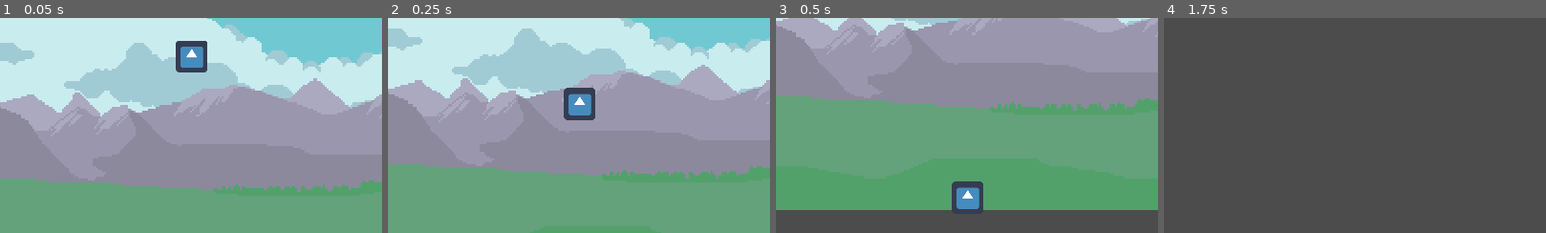
Above: before the commit, frames 1-4 (left to right).
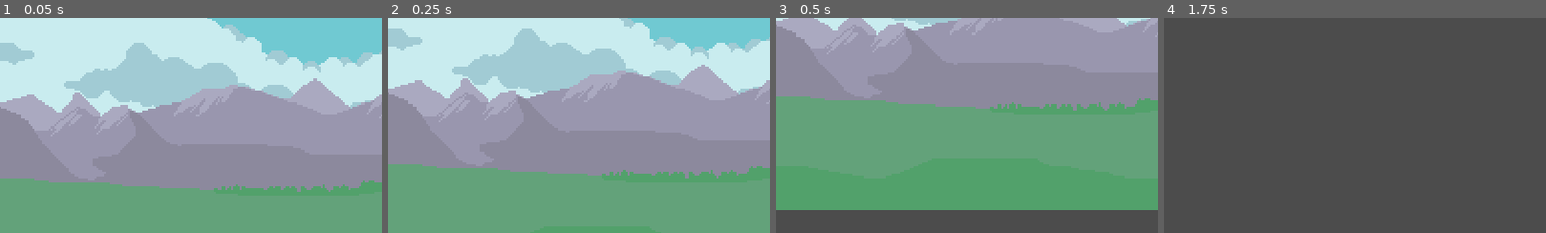
Above: after the commit, the same moments.

Repository: Deux08/The-Uprising
Game: Godot game, scene res://Arrival.tscn
Same seed, same stepped clock (60 frames per second), same inputs: the game is played once before the commit and once after it. The engine's default icon, where the game draws it, is replaced by a stand-in: a white triangle on a blue panel in a dark square.
Inputs:
- Up to frame 1 (0.05 s): no input
- Up to frame 2 (0.25 s): no input
- Up to frame 3 (0.5 s): no input
- Up to frame 4 (1.75 s): hold Right (ui_right) from 0.53 s (still down); tap Up (ui_up) at 0.77, 1.52 s
The pictures show only the part of the screen within x 27-77%, y 46-96%; the shares and areas given below are measured in that part.

The runs differ from the first frame. In frame 1, 1.2% of the frame differs, in the area x 46-55%, y 10-26%; in frame 2, 1.2%, in the area x 46-55%, y 32-48%; in frame 3, 1.1%; in frame 4, nothing differs.

Commit message:
Added Lana and animation for Lana

Diff:
--- /dev/null
+++ b/Characters/Lana.tscn
@@ -0,0 +1,141 @@
+[gd_scene load_steps=60 format=2]
+
+[ext_resource path="res://Assets/Characters/Lana/Individual Sprites/adventurer-air-attack2-02.png" type="Texture" id=1]
+[ext_resource path="res://Assets/Characters/Lana/Individual Sprites/adventurer-air-attack2-00.png" type="Texture" id=2]
+[ext_resource path="res://Assets/Characters/Lana/Individual Sprites/adventurer-air-attack2-01.png" type="Texture" id=3]
+[ext_resource path="res://Assets/Characters/Lana/Individual Sprites/adventurer-air-attack1-02.png" type="Texture" id=4]
+[ext_resource path="res://Assets/Characters/Lana/Individual Sprites/adventurer-air-attack1-03.png" type="Texture" id=5]
+[ext_resource path="res://Assets/Characters/Lana/Individual Sprites/adventurer-air-attack1-01.png" type="Texture" id=6]
+[ext_resource path="res://Assets/Characters/Lana/Individual Sprites/adventurer-idle-00.png" type="Texture" id=7]
+[ext_resource path="res://Assets/Characters/Lana/Individual Sprites/adventurer-idle-2-01.png" type="Texture" id=8]
+[ext_resource path="res://Assets/Characters/Lana/Individual Sprites/adventurer-air-attack1-00.png" type="Texture" id=9]
+[ext_resource path="res://Assets/Characters/Lana/Individual Sprites/adventurer-idle-2-00.png" type="Texture" id=10]
+[ext_resource path="res://Assets/Characters/Lana/Individual Sprites/adventurer-air-attack3-rdy-00.png" type="Texture" id=11]
+[ext_resource path="res://Assets/Characters/Lana/Individual Sprites/adventurer-air-attack-3-end-02.png" type="Texture" id=12]
+[ext_resource path="res://Assets/Characters/Lana/Individual Sprites/adventurer-air-attack-3-end-00.png" type="Texture" id=13]
+[ext_resource path="res://Assets/Characters/Lana/Individual Sprites/adventurer-idle-2-03.png" type="Texture" id=14]
+[ext_resource path="res://Assets/Characters/Lana/Individual Sprites/adventurer-air-attack-3-end-01.png" type="Texture" id=15]
+[ext_resource path="res://Assets/Characters/Lana/Individual Sprites/adventurer-air-attack3-loop-00.png" type="Texture" id=16]
+[ext_resource path="res://Assets/Characters/Lana/Individual Sprites/adventurer-air-attack3-loop-01.png" type="Texture" id=17]
+[ext_resource path="res://Assets/Characters/Lana/Individual Sprites/adventurer-idle-01.png" type="Texture" id=18]
+[ext_resource path="res://Assets/Characters/Lana/Individual Sprites/adventurer-idle-02.png" type="Texture" id=19]
+[ext_resource path="res://Assets/Characters/Lana/Individual Sprites/adventurer-idle-03.png" type="Texture" id=20]
+[ext_resource path="res://Assets/Characters/Lana/Individual Sprites/adventurer-idle-2-02.png" type="Texture" id=21]
+[ext_resource path="res://Assets/Characters/Lana/Individual Sprites/adventurer-attack2-02.png" type="Texture" id=22]
+[ext_resource path="res://Assets/Characters/Lana/Individual Sprites/adventurer-attack2-00.png" type="Texture" id=23]
+[ext_resource path="res://Assets/Characters/Lana/Individual Sprites/adventurer-attack3-03.png" type="Texture" id=24]
+[ext_resource path="res://Assets/Characters/Lana/Individual Sprites/adventurer-attack2-04.png" type="Texture" id=25]
+[ext_resource path="res://Assets/Characters/Lana/Individual Sprites/adventurer-swrd-drw-00.png" type="Texture" id=26]
+[ext_resource path="res://Assets/Characters/Lana/Individual Sprites/adventurer-slide-00.png" type="Texture" id=27]
+[ext_resource path="res://Assets/Characters/Lana/Individual Sprites/adventurer-attack2-01.png" type="Texture" id=28]
+[ext_resource path="res://Assets/Characters/Lana/Individual Sprites/adventurer-slide-01.png" type="Texture" id=29]
+[ext_resource path="res://Assets/Characters/Lana/Individual Sprites/adventurer-run-05.png" type="Texture" id=30]
+[ext_resource path="res://Assets/Characters/Lana/Individual Sprites/adventurer-swrd-drw-03.png" type="Texture" id=31]
+[ext_resource path="res://Assets/Characters/Lana/Individual Sprites/adventurer-attack3-00.png" type="Texture" id=32]
+[ext_resource path="res://Assets/Characters/Lana/Individual Sprites/adventurer-swrd-drw-01.png" type="Texture" id=33]
+[ext_resource path="res://Assets/Characters/Lana/Individual Sprites/adventurer-attack1-01.png" type="Texture" id=34]
+[ext_resource path="res://Assets/Characters/Lana/Individual Sprites/adventurer-attack1-02.png" type="Texture" id=35]
+[ext_resource path="res://Assets/Characters/Lana/Individual Sprites/adventurer-swrd-shte-00.png" type="Texture" id=36]
+[ext_resource path="res://Assets/Characters/Lana/Individual Sprites/adventurer-attack1-00.png" type="Texture" id=37]
+[ext_resource path="res://Assets/Characters/Lana/Individual Sprites/adventurer-run-01.png" type="Texture" id=38]
+[ext_resource path="res://Assets/Characters/Lana/Individual Sprites/adventurer-swrd-shte-01.png" type="Texture" id=39]
+[ext_resource path="res://Assets/Characters/Lana/Individual Sprites/adventurer-attack2-03.png" type="Texture" id=40]
+[ext_resource path="res://Assets/Characters/Lana/Individual Sprites/adventurer-run-00.png" type="Texture" id=41]
+[ext_resource path="res://Assets/Characters/Lana/Individual Sprites/adventurer-swrd-shte-02.png" type="Texture" id=42]
+[ext_resource path="res://Assets/Characters/Lana/Individual Sprites/adventurer-swrd-shte-03.png" type="Texture" id=43]
+[ext_resource path="res://Assets/Characters/Lana/Individual Sprites/adventurer-attack1-03.png" type="Texture" id=44]
+[ext_resource path="res://Assets/Characters/Lana/Individual Sprites/adventurer-attack1-04.png" type="Texture" id=45]
+[ext_resource path="res://Assets/Characters/Lana/Individual Sprites/adventurer-attack2-05.png" type="Texture" id=46]
+[ext_resource path="res://Assets/Characters/Lana/Individual Sprites/adventurer-jump-03.png" type="Texture" id=47]
+[ext_resource path="res://Assets/Characters/Lana/Individual Sprites/adventurer-run-02.png" type="Texture" id=48]
+[ext_resource path="res://Assets/Characters/Lana/Individual Sprites/adventurer-attack3-04.png" type="Texture" id=49]
+[ext_resource path="res://Assets/Characters/Lana/Individual Sprites/adventurer-attack3-05.png" type="Texture" id=50]
+[ext_resource path="res://Assets/Characters/Lana/Individual Sprites/adventurer-jump-02.png" type="Texture" id=51]
+[ext_resource path="res://Assets/Characters/Lana/Individual Sprites/adventurer-jump-01.png" type="Texture" id=52]
+[ext_resource path="res://Assets/Characters/Lana/Individual Sprites/adventurer-attack3-02.png" type="Texture" id=53]
+[ext_resource path="res://Assets/Characters/Lana/Individual Sprites/adventurer-swrd-drw-02.png" type="Texture" id=54]
+[ext_resource path="res://Assets/Characters/Lana/Individual Sprites/adventurer-jump-00.png" type="Texture" id=55]
+[ext_resource path="res://Assets/Characters/Lana/Individual Sprites/adventurer-attack3-01.png" type="Texture" id=56]
+[ext_resource path="res://Assets/Characters/Lana/Individual Sprites/adventurer-run-03.png" type="Texture" id=57]
+[ext_resource path="res://Assets/Characters/Lana/Individual Sprites/adventurer-run-04.png" type="Texture" id=58]
+
+[sub_resource type="SpriteFrames" id=1]
+animations = [ {
+"frames": [ ExtResource( 23 ), ExtResource( 28 ), ExtResource( 22 ), ExtResource( 40 ), ExtResource( 25 ), ExtResource( 46 ) ],
+"loop": true,
+"name": "Attack_2",
+"speed": 5.0
+}, {
+"frames": [ ExtResource( 37 ), ExtResource( 34 ), ExtResource( 35 ), ExtResource( 44 ), ExtResource( 45 ) ],
+"loop": true,
+"name": "Attack_1",
+"speed": 5.0
+}, {
+"frames": [ ExtResource( 16 ), ExtResource( 17 ), ExtResource( 11 ) ],
+"loop": true,
+"name": "Air_Attack_3.1",
+"speed": 5.0
+}, {
+"frames": [ ExtResource( 27 ), ExtResource( 29 ) ],
+"loop": true,
+"name": "Slide",
+"speed": 5.0
+}, {
+"frames": [ ExtResource( 26 ), ExtResource( 33 ), ExtResource( 54 ), ExtResource( 31 ) ],
+"loop": true,
+"name": "Draw_Sword",
+"speed": 5.0
+}, {
+"frames": [ ExtResource( 10 ), ExtResource( 8 ), ExtResource( 21 ), ExtResource( 14 ) ],
+"loop": true,
+"name": "Idle_2",
+"speed": 5.0
+}, {
+"frames": [ ExtResource( 13 ), ExtResource( 15 ), ExtResource( 12 ) ],
+"loop": true,
+"name": "Air_Attack_3.2",
+"speed": 5.0
+}, {
+"frames": [ ExtResource( 32 ), ExtResource( 56 ), ExtResource( 53 ), ExtResource( 24 ), ExtResource( 49 ), ExtResource( 50 ) ],
+"loop": true,
+"name": "Attack_3",
+"speed": 5.0
+}, {
+"frames": [ ExtResource( 2 ), ExtResource( 3 ), ExtResource( 1 ) ],
+"loop": true,
+"name": "Air_Attack_2",
+"speed": 5.0
+}, {
+"frames": [ ExtResource( 9 ), ExtResource( 6 ), ExtResource( 4 ), ExtResource( 5 ) ],
+"loop": true,
+"name": "Air_Attack_1",
+"speed": 5.0
+}, {
+"frames": [ ExtResource( 36 ), ExtResource( 39 ), ExtResource( 42 ), ExtResource( 43 ) ],
+"loop": true,
+"name": "Sheath_Sword",
+"speed": 5.0
+}, {
+"frames": [ ExtResource( 7 ), ExtResource( 18 ), ExtResource( 19 ), ExtResource( 20 ) ],
+"loop": true,
+"name": "Idle_1",
+"speed": 5.0
+}, {
+"frames": [ ExtResource( 41 ), ExtResource( 38 ), ExtResource( 48 ), ExtResource( 57 ), ExtResource( 58 ), ExtResource( 30 ) ],
+"loop": true,
+"name": "Run",
+"speed": 5.0
+}, {
+"frames": [ ExtResource( 55 ), ExtResource( 52 ), ExtResource( 51 ), ExtResource( 47 ) ],
+"loop": true,
+"name": "Jump",
+"speed": 5.0
+} ]
+
+[node name="Lana" type="AnimatedSprite"]
+position = Vector2( 0, 0.315319 )
+scale = Vector2( 0.5, 0.5 )
+frames = SubResource( 1 )
+animation = "Idle_1"
+playing = true
+centered = false
--- a/Characters/Player.tscn
+++ b/Characters/Player.tscn
@@ -1,6 +1,5 @@
 [gd_scene load_steps=8 format=2]
 
-[ext_resource path="res://icon.png" type="Texture" id=1]
 [ext_resource path="res://Characters/Player.gd" type="Script" id=2]
 [ext_resource path="res://Assets/Map/Background/CloudsBack.png" type="Texture" id=3]
 [ext_resource path="res://Assets/Map/Background/CloudsFront.png" type="Texture" id=4]
@@ -10,6 +9,14 @@
 [sub_resource type="RectangleShape2D" id=1]
 extents = Vector2( 8, 8 )
 
+[sub_resource type="SpriteFrames" id=2]
+animations = [ {
+"frames": [  ],
+"loop": true,
+"name": "Idle",
+"speed": 5.0
+} ]
+
 [node name="Player" type="KinematicBody2D"]
 script = ExtResource( 2 )
 
@@ -17,9 +24,10 @@
 position = Vector2( 8, 8 )
 shape = SubResource( 1 )
 
-[node name="Sprite" type="Sprite" parent="."]
+[node name="PlayerDesign" type="AnimatedSprite" parent="."]
 scale = Vector2( 0.25, 0.25 )
-texture = ExtResource( 1 )
+frames = SubResource( 2 )
+animation = "Idle"
 centered = false
 
 [node name="Camera2D" type="Camera2D" parent="."]
--- a/MapAsset.tres
+++ b/MapAsset.tres
@@ -18,34 +18,34 @@
 [sub_resource type="RectangleShape2D" id=4]
 extents = Vector2( 8, 8 )
 
+[sub_resource type="SegmentShape2D" id=5]
+b = Vector2( 0, 16 )
+
+[sub_resource type="SegmentShape2D" id=6]
+b = Vector2( 16, 16 )
+
+[sub_resource type="SegmentShape2D" id=7]
+a = Vector2( 16, 16 )
+b = Vector2( 0, 16 )
+
+[sub_resource type="SegmentShape2D" id=8]
+b = Vector2( 16, 16 )
+
+[sub_resource type="SegmentShape2D" id=9]
+a = Vector2( 16, 0 )
+b = Vector2( 16, 16 )
+
+[sub_resource type="SegmentShape2D" id=10]
+b = Vector2( 16, 0 )
+
 [sub_resource type="SegmentShape2D" id=11]
 b = Vector2( 0, 16 )
 
 [sub_resource type="SegmentShape2D" id=12]
-b = Vector2( 16, 16 )
-
-[sub_resource type="SegmentShape2D" id=13]
-a = Vector2( 16, 16 )
-b = Vector2( 0, 16 )
-
-[sub_resource type="SegmentShape2D" id=5]
-b = Vector2( 16, 16 )
-
-[sub_resource type="SegmentShape2D" id=6]
-a = Vector2( 16, 0 )
-b = Vector2( 16, 16 )
-
-[sub_resource type="SegmentShape2D" id=7]
-b = Vector2( 16, 0 )
-
-[sub_resource type="SegmentShape2D" id=8]
-b = Vector2( 0, 16 )
-
-[sub_resource type="SegmentShape2D" id=9]
 a = Vector2( 16, 0 )
 b = Vector2( 0, 16 )
 
-[sub_resource type="SegmentShape2D" id=10]
+[sub_resource type="SegmentShape2D" id=13]
 b = Vector2( 16, 0 )
 
 [resource]
Not shown, added: Assets/Characters/Alwin/spr_Attack_strip.png.import
Not shown, added: Assets/Characters/Alwin/spr_Dash_strip.png.import
Not shown, added: Assets/Characters/Alwin/spr_Death_strip.png.import
Not shown, added: Assets/Characters/Alwin/spr_Idle_strip.png.import
Not shown, added: Assets/Characters/Alwin/spr_Jump_strip.png.import
Not shown, added: Assets/Characters/Alwin/spr_Leap_strip.png.import
Not shown, added: Assets/Characters/Alwin/spr_SpinAttack_strip.png.import
Not shown, added: Assets/Characters/Alwin/spr_Taunt_strip.png.import
Not shown, added: Assets/Characters/Alwin/spr_Walk_strip.png.import
Not shown, added: Assets/Characters/Lana/Individual Sprites/adventurer-air-attack-3-end-00.png.import
Not shown, added: Assets/Characters/Lana/Individual Sprites/adventurer-air-attack-3-end-01.png.import
Not shown, added: Assets/Characters/Lana/Individual Sprites/adventurer-air-attack-3-end-02.png.import
(and 175 more such lines)
